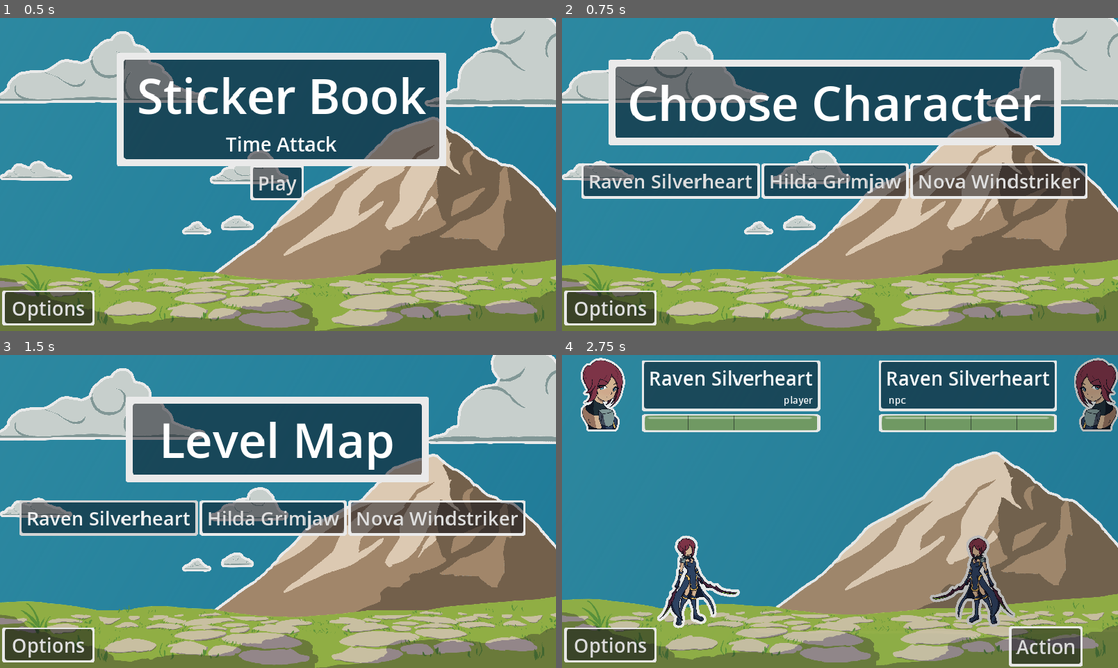
Above: before the commit, frames 1-4 (two rows, left to right).
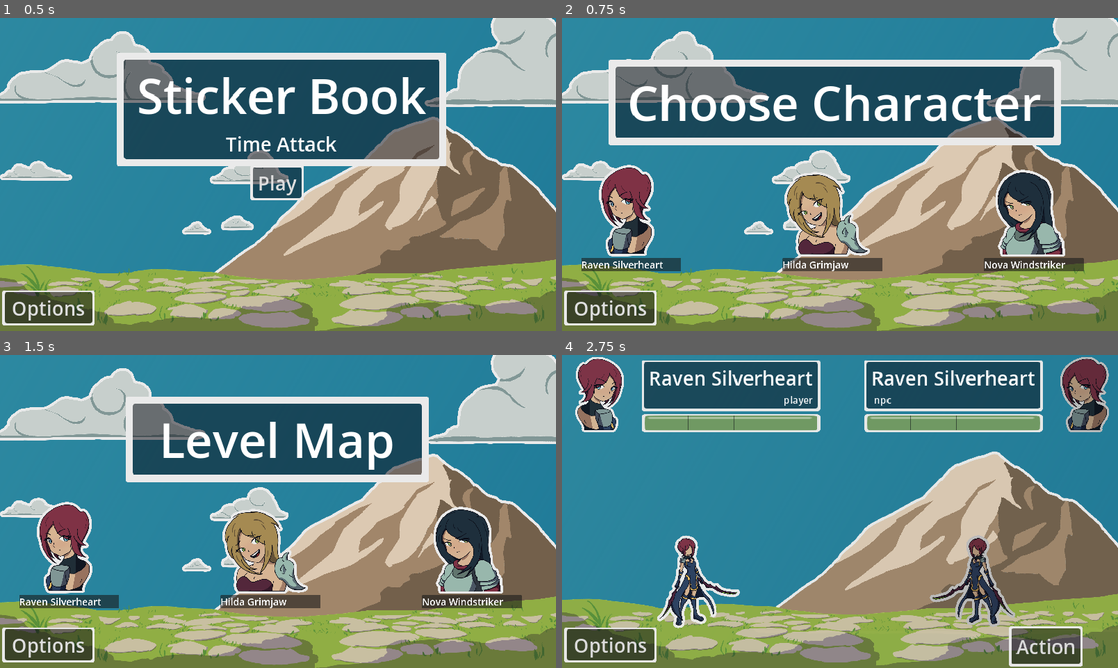
Above: after the commit, the same moments.

Repository: MajorZiploc/sticker_book_moments
Game: Godot game, scene res://scenes/title_scene.tscn
The game is run twice, just before and just after one commit, with the same random seed, the same clock (stepped at 60 frames per second) and the same inputs.
Inputs (mouse positions are in pixels of both pictures, inside the frame that each line leads up to):
- Up to frame 1 (0.5 s): no input
- Up to frame 2 (0.75 s): click "Play" at 0.5 s
- Up to frame 3 (1.5 s): click (111, 517) at 1.25 s, where only the run before the commit has a clickable "Raven Silverheart"
- Up to frame 4 (2.75 s): click (673, 517) at 2 s, where only the run before the commit has a clickable "Raven Silverheart"

Frame 1 is identical in both runs. In frame 2, 18% of the frame differs, in the area x 3-95%, y 46-81%; in frame 3, 18%; in frame 4, 4.8%.

Commit message:
Use char models and labels for char choices

Diff:
--- a/scenes/battle_scene.tscn
+++ b/scenes/battle_scene.tscn
@@ -82,9 +82,9 @@
 anchors_preset = 1
 anchor_left = 1.0
 anchor_right = 1.0
-offset_left = -461.0
-offset_right = 39.0002
-offset_bottom = 141.0
+offset_left = -491.0
+offset_right = 9.00024
+offset_bottom = 161.0
 grow_horizontal = 0
 
 [node name="hbox" type="HBoxContainer" parent="ui_root/ui/npc_info"]
--- a/scenes/choose_char.gd
+++ b/scenes/choose_char.gd
@@ -1,6 +1,6 @@
 extends Node2D
 
-@onready var ui: Control = $ui_root/ui;
+@onready var ui: CanvasLayer = $ui_root;
 
 var pause_menu: Node;
 
@@ -25,14 +25,30 @@
   SceneSwitcher.change_scene("res://scenes/level_map.tscn", {})
 
 func create_char_choices():
-  var box = BoxContainer.new();
+  var box = HBoxContainer.new();
+  var scale_scalar = 0.5
+  box.scale = Vector2(scale_scalar, scale_scalar);
   box.position = Vector2(40, 300);
+  box.custom_minimum_size = Vector2(5000 * scale_scalar, 0);
+  box.size_flags_horizontal = Control.SIZE_EXPAND_FILL;
   for key in CombatUnitData.entries.keys():
     var entry = CombatUnitData.entries[key];
-    var button = Button.new();
+    var entry_box = VBoxContainer.new();
+    var button = TextureButton.new();
+    var panel = PanelContainer.new();
+    var label = Label.new();
+    entry_box.size_flags_horizontal = Control.SIZE_EXPAND_FILL;
+    button.texture_normal = load(entry.bust_path);
     button.focus_entered.connect(func(): on_char_selected(key));
-    button.text = entry.name;
-    box.add_child(button);
+    label.text = entry.name;
+    label.theme_type_variation = &"HeaderMedium";
+    panel.add_child(label);
+    entry_box.add_child(button);
+    entry_box.add_child(panel);
+    box.add_child(entry_box);
+    var spacer = Control.new();
+    spacer.size_flags_horizontal = Control.SIZE_EXPAND_FILL;
+    box.add_child(spacer);
   ui.add_child(box);
 
 func init_player_inventory_items():
--- a/scenes/level_map.gd
+++ b/scenes/level_map.gd
@@ -24,14 +24,30 @@
   SceneSwitcher.change_scene("res://scenes/battle_scene.tscn", {});
 
 func create_char_choices():
-  var box = BoxContainer.new();
+  var box = HBoxContainer.new();
+  var scale_scalar = 0.5
+  box.scale = Vector2(scale_scalar, scale_scalar);
   box.position = Vector2(40, 300);
+  box.custom_minimum_size = Vector2(5000 * scale_scalar, 0);
+  box.size_flags_horizontal = Control.SIZE_EXPAND_FILL;
   for key in CombatUnitData.entries.keys():
     var entry = CombatUnitData.entries[key];
-    var button = Button.new();
+    var entry_box = VBoxContainer.new();
+    var button = TextureButton.new();
+    var panel = PanelContainer.new();
+    var label = Label.new();
+    entry_box.size_flags_horizontal = Control.SIZE_EXPAND_FILL;
+    button.texture_normal = load(entry.bust_path);
     button.focus_entered.connect(func(): on_char_selected(key));
-    button.text = entry.name;
-    box.add_child(button);
+    label.text = entry.name;
+    label.theme_type_variation = &"HeaderMedium";
+    panel.add_child(label);
+    entry_box.add_child(button);
+    entry_box.add_child(panel);
+    box.add_child(entry_box);
+    var spacer = Control.new();
+    spacer.size_flags_horizontal = Control.SIZE_EXPAND_FILL;
+    box.add_child(spacer);
   ui.add_child(box);
 
 func _on_options_btn_button_up():
Binary file changed: art/my/char/dual_hybrid_bust.png
Binary file changed: art/my/char/spearwoman_bust.png
Binary file changed: art/my/char/two_handed_axer_bust.png
